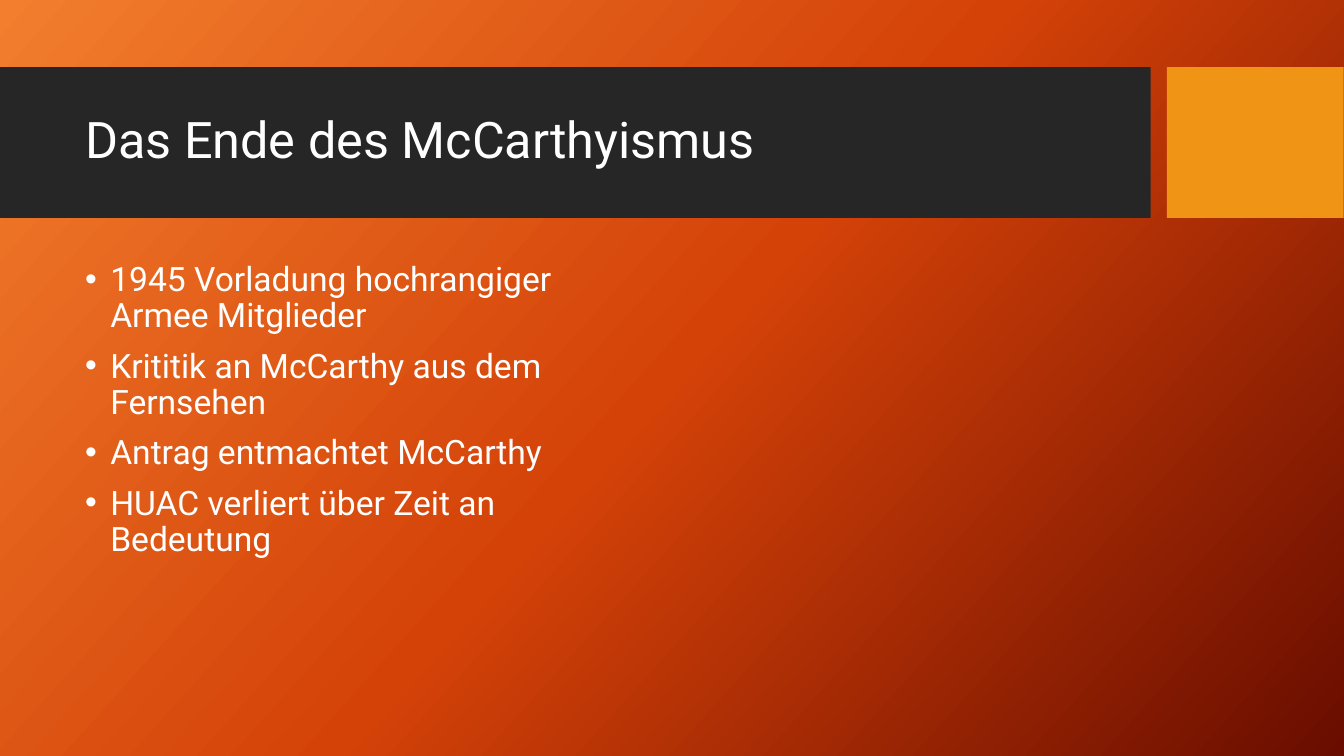
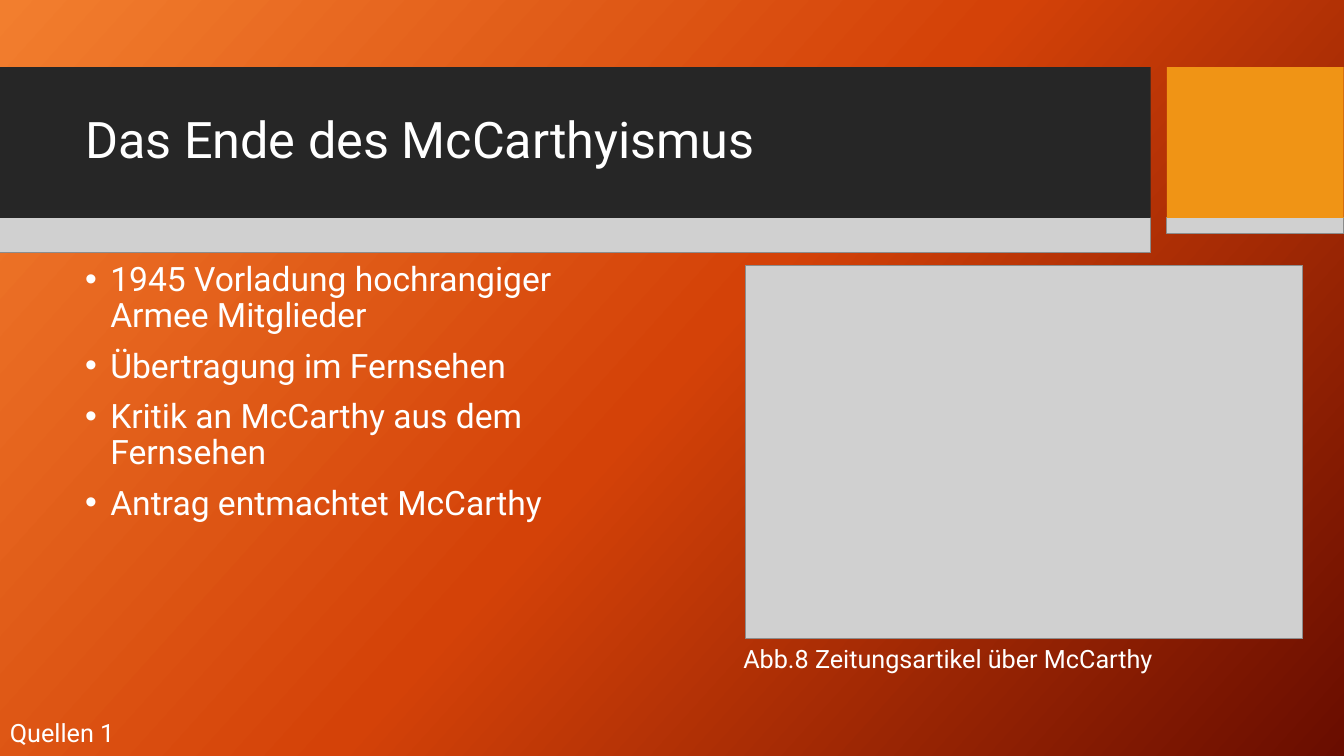
Before and after one commit to AkazeX/Schule, a slide deck: slide 9 of BM/Geschichte/McCathyismus/McCarthyismus.pptx (slide 10 before the commit). Drawn at 1344x756 pixels with LibreOffice and Linux fonts; fonts in the diff are those of the drawing; grey boxes stand for pictures; background and template pictures are left out. Boxes give left, top, right and bottom in pixels: in the first picture for what was removed or moved away, otherwise in the second. Text is boxed around its words. In the diff, an @@ line names an element or a change of style, - is before the commit and + after.

```diff
--- a/BM/Geschichte/McCathyismus/McCarthyismus.pptx
+++ b/BM/Geschichte/McCathyismus/McCarthyismus.pptx
@@ rectangle removed at bbox=[0, 68, 1150, 219] @@
@@ rectangle added at bbox=[0, 68, 1150, 219], fill #262626 @@
@@ rectangle removed at bbox=[1168, 68, 1344, 219] @@
@@ rectangle added at bbox=[1168, 68, 1344, 219], fill #F09415 @@
@@ picture added at bbox=[0, 217, 1150, 252] @@
@@ picture added at bbox=[1168, 218, 1344, 234] @@
@@ picture added at bbox=[746, 265, 1304, 638] @@
@@ text at bbox=[110, 348, 522, 465]: text changed @@
-• Krititik an McCarthy aus dem Fernsehen
+• Übertragung im Fernsehen
+• Kritik an McCarthy aus dem Fernsehen
@@ text at bbox=[110, 489, 495, 558]: paragraph removed @@
-• HUAC verliert über Zeit an Bedeutung
@@ text added at bbox=[743, 649, 1152, 674], 18 pt, text #FFFFFF @@
+Abb.8 Zeitungsartikel über McCarthy
@@ text added at bbox=[10, 723, 114, 745], 18 pt, text #FFFFFF @@
+Quellen 1
```
Also in this commit, not shown: 6 other slides changed, 3 slides added, 2 slides removed, 1 other file.
